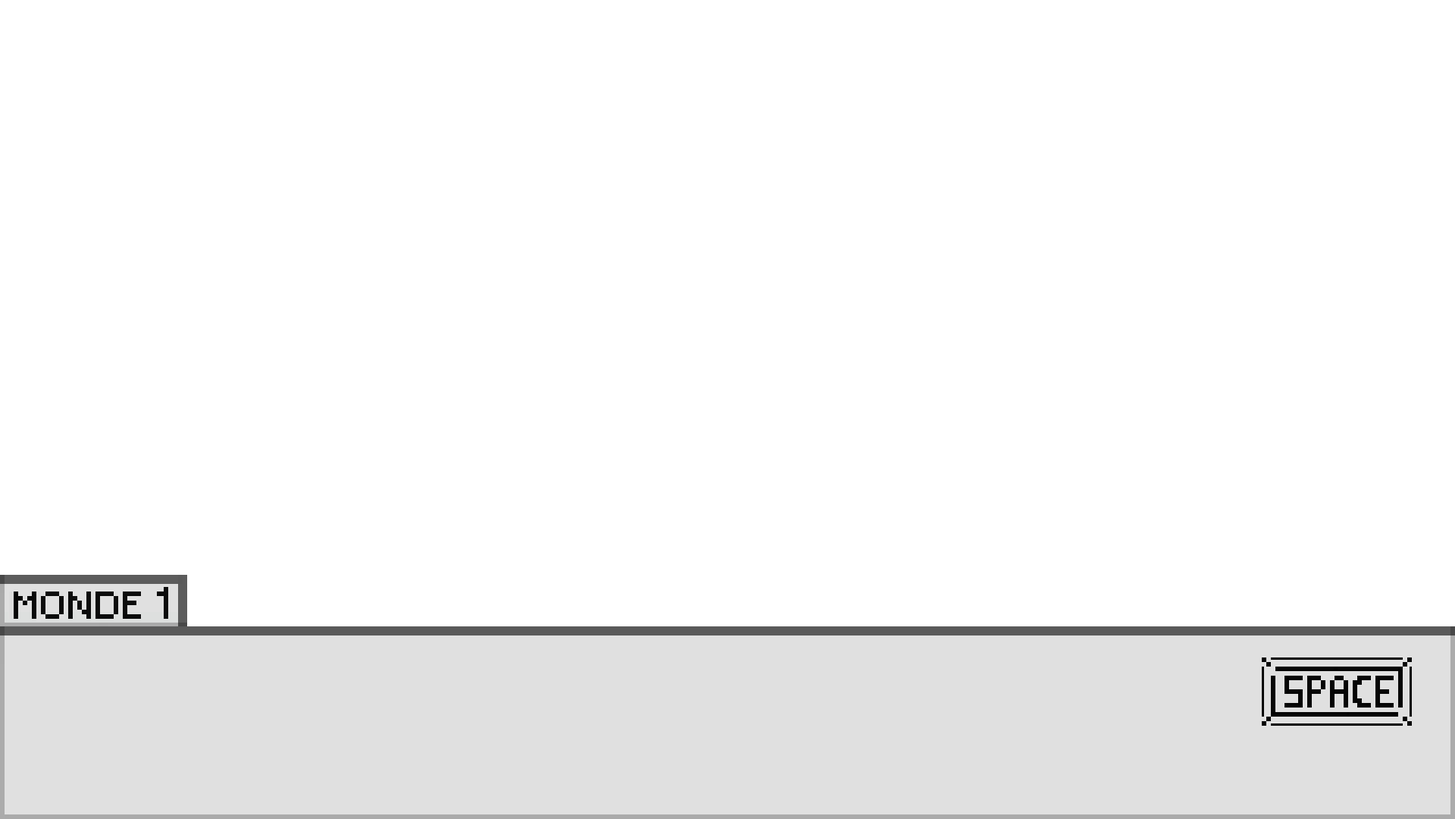
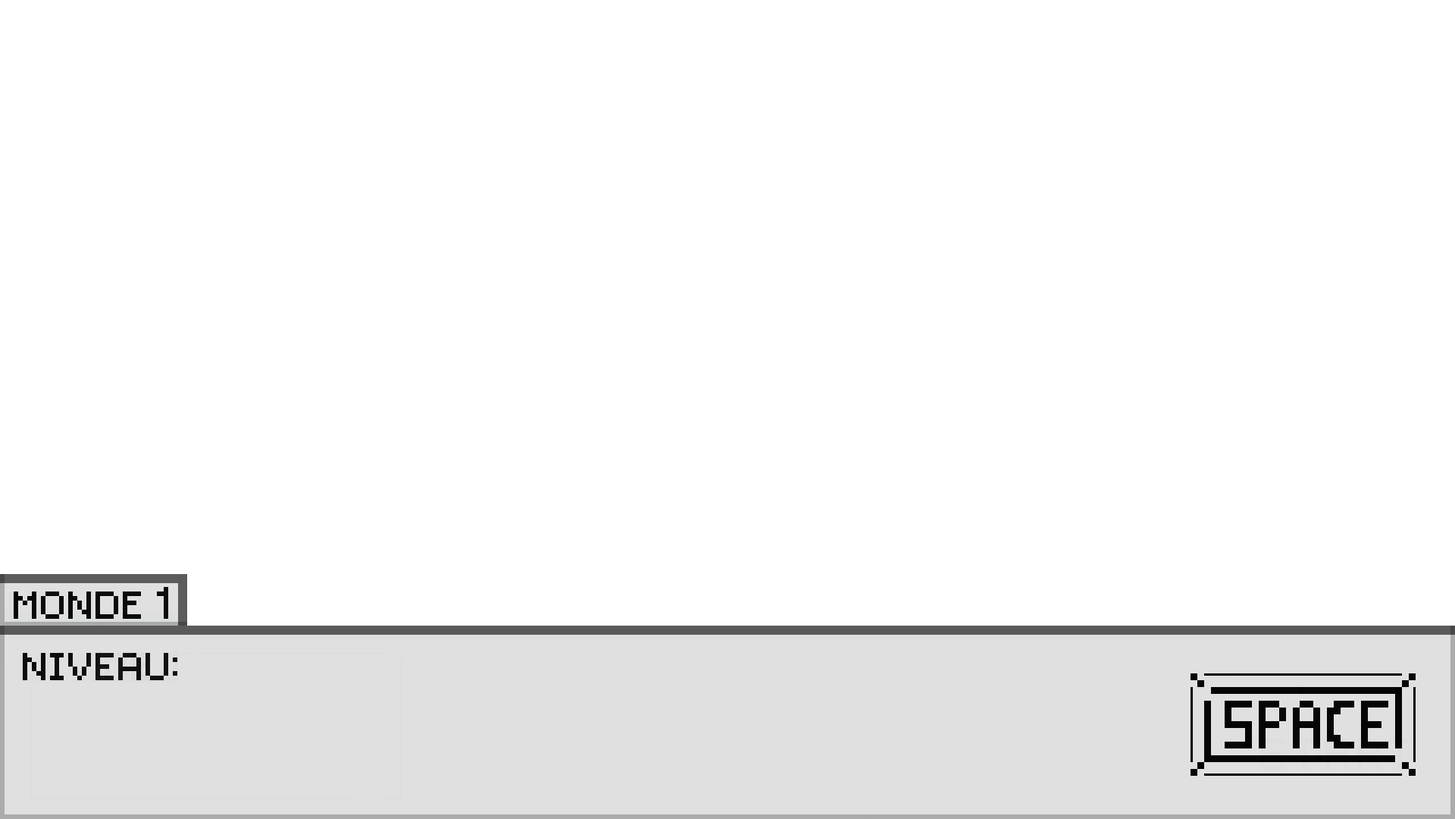
Layers edited between the first and the second 1455x819 image:
painted on "Calque 3" over [1190, 657, 1416, 776]
added layer "Calque 4" above "Calque 2" over [20, 650, 180, 683]
painted on "Calque 2" over [0, 573, 1455, 776]
